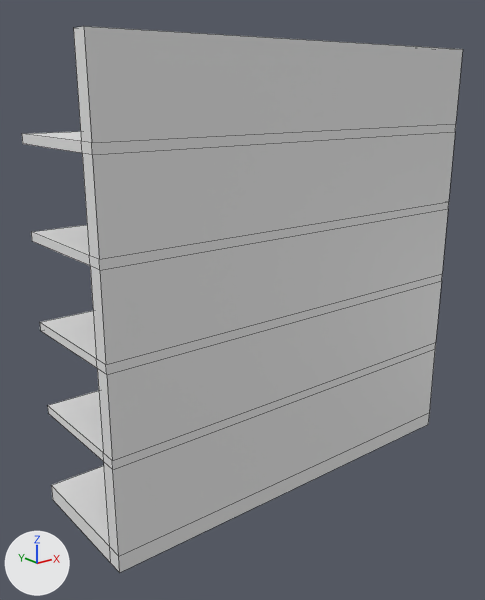
An edit to the Blender file Assets/Models/Building/ShopShelves.blend, drawn before and after from the same camera.
One viewpoint serves both versions: a 50 mm camera at (-3.0, -3.06, 2.74) aimed at (-0.14, 0.51, 1.32). The lights are fixed; the arrows at lower left show +X, +Y and +Z. Mesh edges are drawn as thin lines.
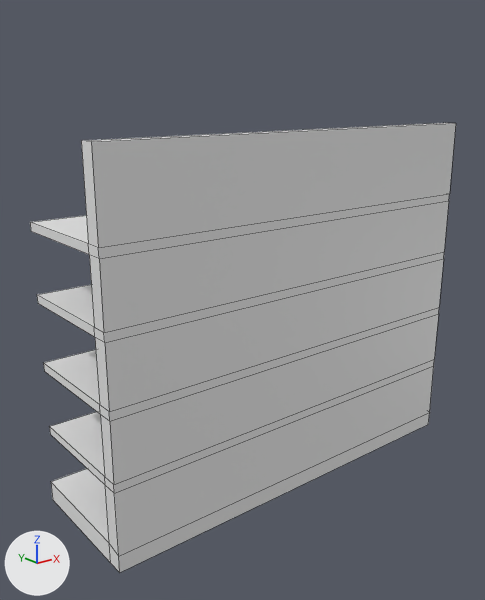
Commit message: tweak height of shelves

Changed parts and their boxes (x1, y1, x2, y2) in the pictures (485 x 600 px; the box of a moved part takes in the faces that stretch with it):
'Cube', reshaped (18% shorter): before (22, 26, 463, 573); after (30, 123, 456, 573)
part 1 of me_cube, moved or reshaped: before (22, 26, 463, 155); after (30, 123, 456, 259)
part 2 of me_cube, moved or reshaped: before (31, 132, 455, 270); after (37, 201, 449, 343)
part 3 of me_cube, moved or reshaped: before (40, 209, 448, 375); after (44, 259, 444, 421)
part 4 of me_cube, moved or reshaped: before (48, 281, 442, 556); after (49, 314, 438, 556)
part 5 of me_cube, moved or reshaped: before (51, 462, 120, 573); after (51, 469, 120, 573)

The change in detail:
me_cube has 64 vertices, 62 faces and spans x -1.49..1.49, y 0.0..0.96, z 0.01..3.02.
me_cube is used by ob_cube; location (0.0, 0.0, 0.0).
me_cube part 1: all 16 vertices in x -1.49..1.49, y 0.0..0.89, z 2.44..3.02 are moved by (0.0, 0.0, -0.52).
me_cube part 2: all 12 vertices in x -1.49..1.49, y 0.0..0.89, z 1.86..1.92 are moved by (0.0, 0.0, -0.4).
me_cube part 3: all 12 vertices in x -1.49..1.49, y 0.0..0.89, z 1.28..1.34 are moved by (0.0, 0.0, -0.28).
me_cube part 4: all 12 vertices in x -1.49..1.49, y 0.0..0.89, z 0.7..0.76 are moved by (0.0, 0.0, -0.15).
me_cube part 5: all 4 vertices in x -1.49..1.49, y 0.11..0.96, z 0.12 are moved by (0.0, 0.0, 0.03).
